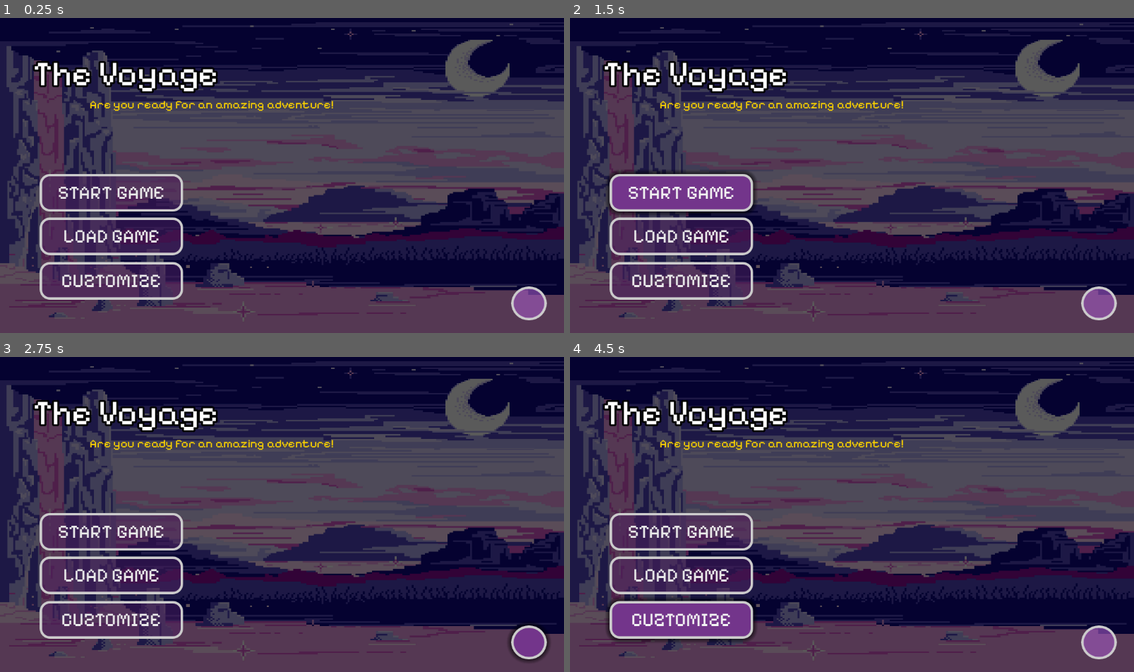
Above: before the commit, frames 1-4 (two rows, left to right).
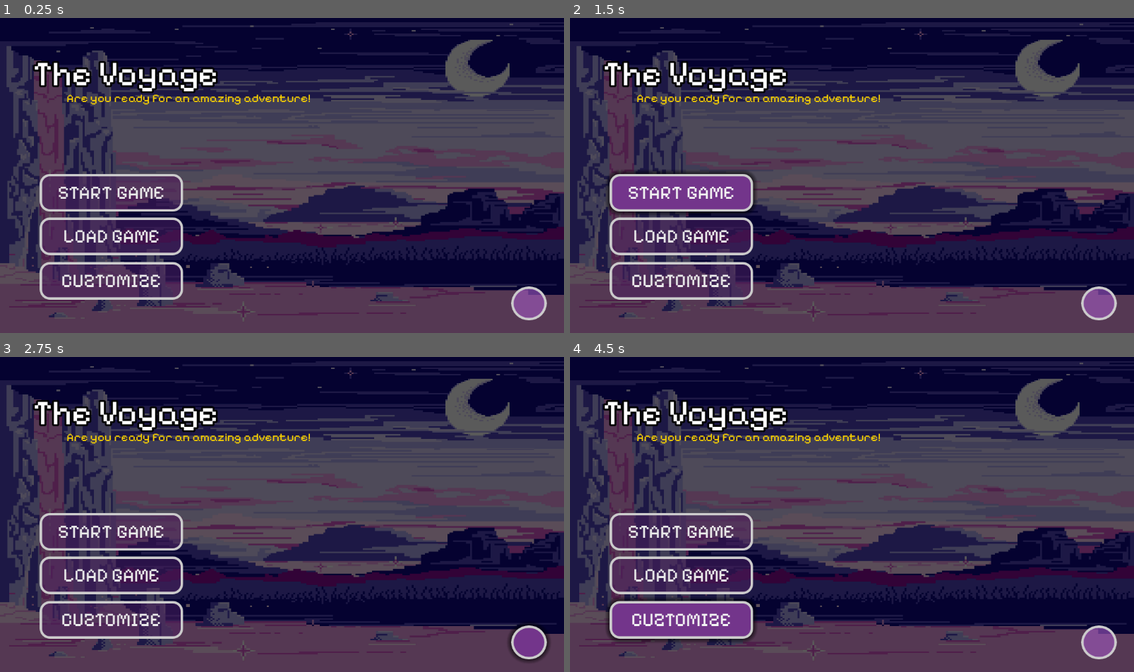
Above: after the commit, the same moments.

Repository: Sh4y-Cormac/MINI-IT-PROJECT-2-10
Game: Godot game, scene res://GUI Stuff/StartMenu.tscn
Same seed, same stepped clock (60 frames per second), same inputs: the game is played once before the commit and once after it.
Inputs (mouse positions are in pixels of both pictures, inside the frame that each line leads up to):
- Up to frame 1 (0.25 s): no input
- Up to frame 2 (1.5 s): click "START GAME" at 0.5 s; click "START GAME" at 1.25 s
- Up to frame 3 (2.75 s): click (530, 643) at 2 s
- Up to frame 4 (4.5 s): click "CUZTOMIZE" at 2.75 s; click (1100, 643) at 3.5 s; click "CUZTOMIZE" at 4.25 s

The runs differ from the first frame. In frame 1, 0.9% of the frame differs, in the area x 11-60%, y 24-30%; in frame 2, 0.9%; in frame 3, 0.9%; in frame 4, 0.9%.

Commit message:
Start Menu

Diff:
--- a/GUI Stuff/StartMenu.tscn
+++ b/GUI Stuff/StartMenu.tscn
@@ -101,17 +101,6 @@
 grow_horizontal = 2
 grow_vertical = 2
 theme_override_styles/panel = SubResource("StyleBoxTexture_aeyej")
-
-[node name="Label2" type="Label" parent="."]
-layout_mode = 0
-offset_left = 183.0
-offset_top = 166.0
-offset_right = 681.0
-offset_bottom = 196.0
-theme_override_colors/font_color = Color(0.974205, 0.820676, 0, 1)
-theme_override_fonts/font = ExtResource("2_aeyej")
-theme_override_font_sizes/font_size = 25
-text = "Are you ready for an amazing adventure!"
 
 [node name="Label" type="Label" parent="."]
 layout_mode = 1
@@ -129,6 +118,17 @@
 theme_override_font_sizes/font_size = 70
 text = "The Voyage"
 
+[node name="Label2" type="Label" parent="."]
+layout_mode = 0
+offset_left = 136.0
+offset_top = 153.0
+offset_right = 634.0
+offset_bottom = 183.0
+theme_override_colors/font_color = Color(0.974205, 0.820676, 0, 1)
+theme_override_fonts/font = ExtResource("2_aeyej")
+theme_override_font_sizes/font_size = 25
+text = "Are you ready for an amazing adventure!"
+
 [node name="Button" type="Button" parent="."]
 layout_mode = 0
 offset_left = 1044.0
@@ -179,6 +179,7 @@
 text = "CUZTOMIZE"
 
 [node name="Button4" type="Button" parent="."]
+layout_mode = 0
 offset_left = 81.0
 offset_top = 412.0
 offset_right = 374.0
